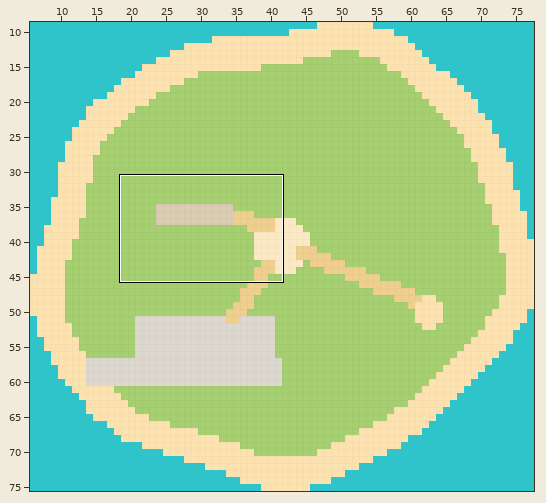
Two states of a Tiled map (JSON), web/public/maps/tahiti.tmj. The picture above shows the old version from afar; the outline marks the close-up.
Close-up. The starting point:
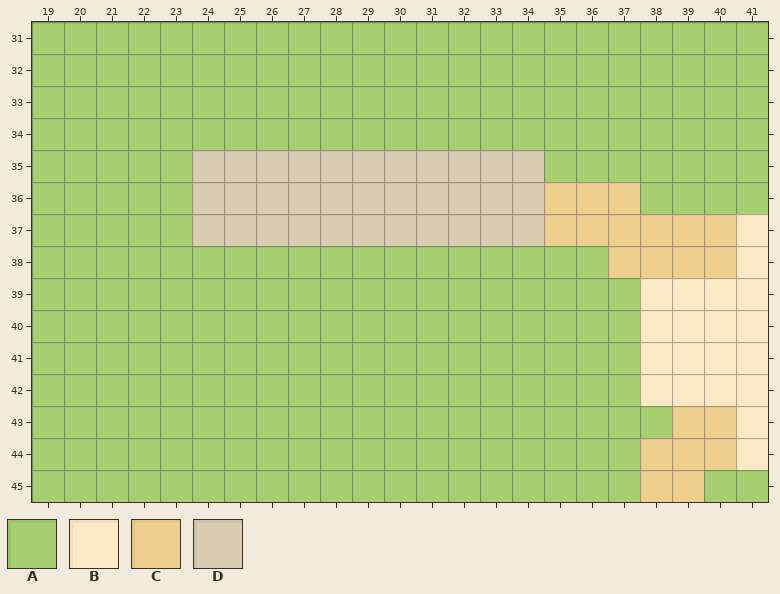
Cells are 16x16 px. Shown: x 19..41, y 31..45.
Key: from "ground": A 0 "grass", B 4 "plaza", C 8 "path", D 13 "terracotta".
_ is an empty cell.
Layer "ground" before, first column x 19:
31 AAAAAAAAAAAAAAAAAAAAAAA
32 AAAAAAAAAAAAAAAAAAAAAAA
33 AAAAAAAAAAAAAAAAAAAAAAA
34 AAAAAAAAAAAAAAAAAAAAAAA
35 AAAAADDDDDDDDDDDAAAAAAA
36 AAAAADDDDDDDDDDDCCCAAAA
37 AAAAADDDDDDDDDDDCCCCCCB
38 AAAAAAAAAAAAAAAAAACCCCB
39 AAAAAAAAAAAAAAAAAAABBBB
40 AAAAAAAAAAAAAAAAAAABBBB
41 AAAAAAAAAAAAAAAAAAABBBB
42 AAAAAAAAAAAAAAAAAAABBBB
43 AAAAAAAAAAAAAAAAAAAACCB
44 AAAAAAAAAAAAAAAAAAACCCB
45 AAAAAAAAAAAAAAAAAAACCAA
The result:
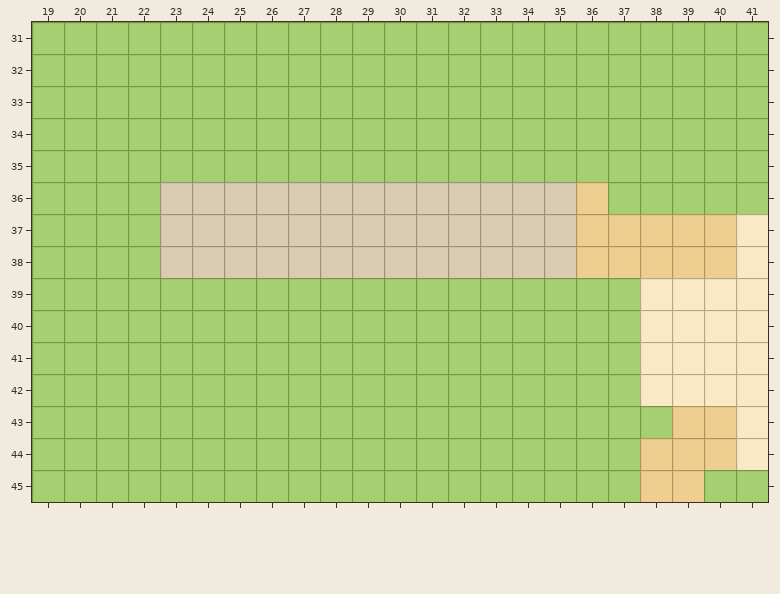
What changed:
Layer "ground":
y 35: x 24..34 DDDDDDDDDDD -> AAAAAAAAAAA
y 36: x 23 A -> D; x 35 C -> D; x 37 C -> A
y 37: x 23 A -> D; x 35 C -> D
y 38: x 23..36 AAAAAAAAAAAAAA -> DDDDDDDDDDDDDC
Changed places in both close-ups, as pixel boxes (x1, y1, x2, y2):
changed: (160, 150, 608, 278)
changed: (608, 182, 640, 214)
